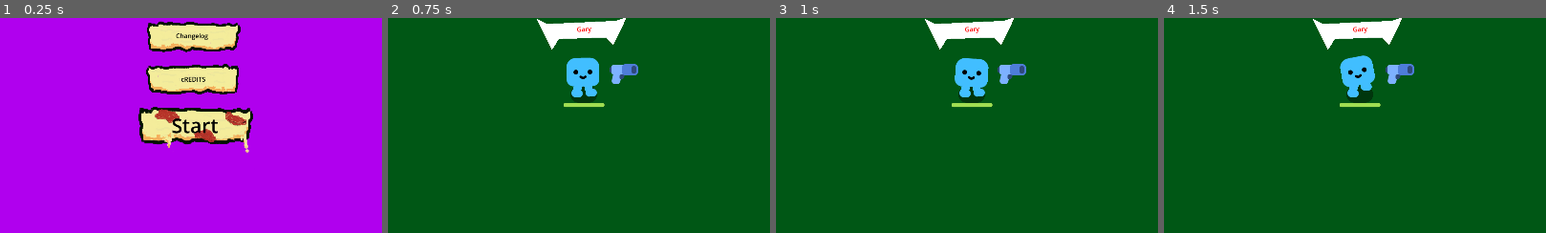
Above: before the commit, frames 1-4 (left to right).
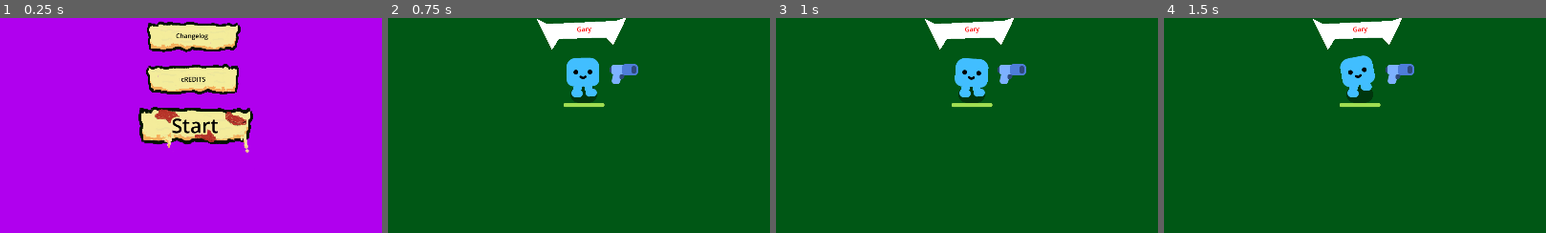
Above: after the commit, the same moments.

Repository: OcksDev/PizzaSurvivors
Game: Godot game, scene res://main_menu.tscn
The game is run twice, just before and just after one commit, with the same random seed, the same clock (stepped at 60 frames per second) and the same inputs.
Inputs:
- Up to frame 1 (0.25 s): no input
- Up to frame 2 (0.75 s): click "Start" at 0.5 s
- Up to frame 3 (1 s): no input
- Up to frame 4 (1.5 s): tap Enter at 1.25 s; hold D (move_right) from 1.28 s (still down)
The pictures show only the part of the screen within x 24-74%, y 32-82%; the shares and areas given below are measured in that part.

The runs differ from the first frame. In frame 1, 0.1% of the frame differs, in the area x 44-56%, y 45-55%; in frame 2, nothing differs; in frame 3, nothing differs; in frame 4, nothing differs.

Commit message:
button theme lol

Diff:
--- a/main_menu.tscn
+++ b/main_menu.tscn
@@ -1,9 +1,17 @@
-[gd_scene load_steps=5 format=3 uid="uid://c2ulo6dgbvcf0"]
+[gd_scene load_steps=6 format=3 uid="uid://c2ulo6dgbvcf0"]
 
 [ext_resource type="Script" uid="uid://bo5hsit1wovte" path="res://main_menu.gd" id="1_06t4h"]
 [ext_resource type="PackedScene" uid="uid://dbl6hwa0v1ug3" path="res://game.tscn" id="2_7vrkn"]
 [ext_resource type="Texture2D" uid="uid://qqqto015vns6" path="res://main_menu_assets/pizza_button_with_pepperoni.png" id="3_fu7sn"]
 [ext_resource type="Texture2D" uid="uid://dx017wlltbnqy" path="res://main_menu_assets/pizza_button.png" id="3_jix8l"]
+
+[sub_resource type="Theme" id="Theme_jix8l"]
+default_font_size = 90
+Button/colors/font_color = Color(0, 0, 0, 1)
+Button/colors/font_outline_color = Color(0.956863, 0.929412, 0.607843, 1)
+Button/constants/outline_size = 17
+Label/colors/font_shadow_color = Color(0, 0, 0, 1)
+Label/constants/shadow_outline_size = 90
 
 [node name="MainMenu" type="CanvasLayer"]
 script = ExtResource("1_06t4h")
@@ -87,12 +95,12 @@
 texture = ExtResource("3_fu7sn")
 
 [node name="start" type="Button" parent="ColorRect"]
-modulate = Color(0, 0, 0, 1)
 layout_mode = 0
 offset_left = 820.0
 offset_top = 673.0
 offset_right = 1098.0
 offset_bottom = 750.0
+theme = SubResource("Theme_jix8l")
 theme_override_font_sizes/font_size = 50
 text = "Start"
 flat = true
